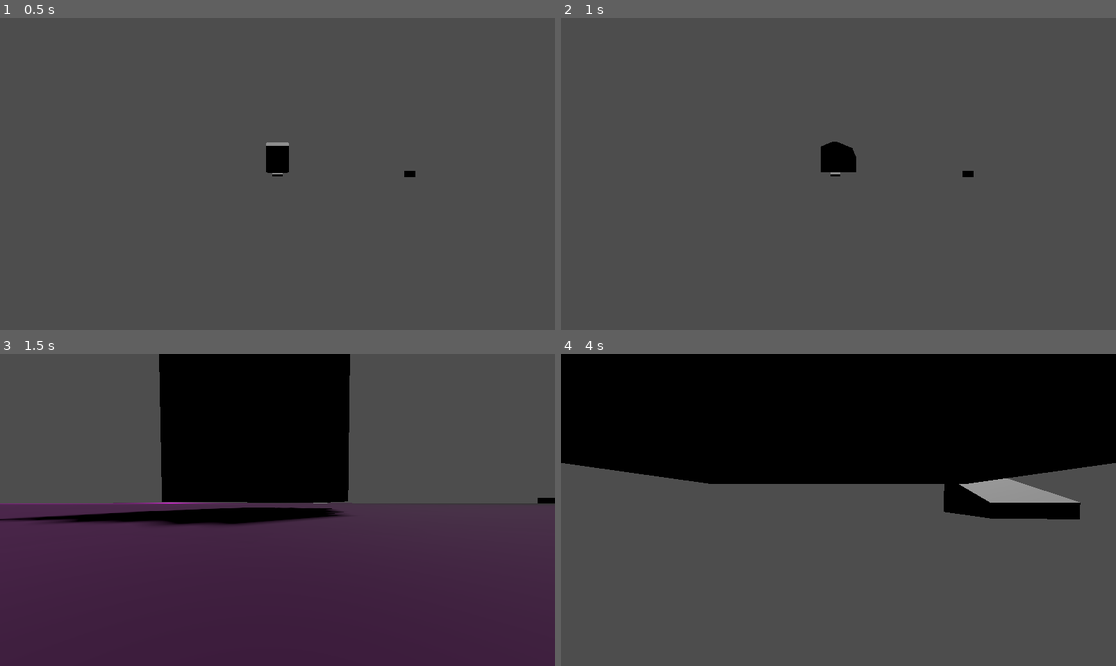
Above: before the commit, frames 1-4 (two rows, left to right).
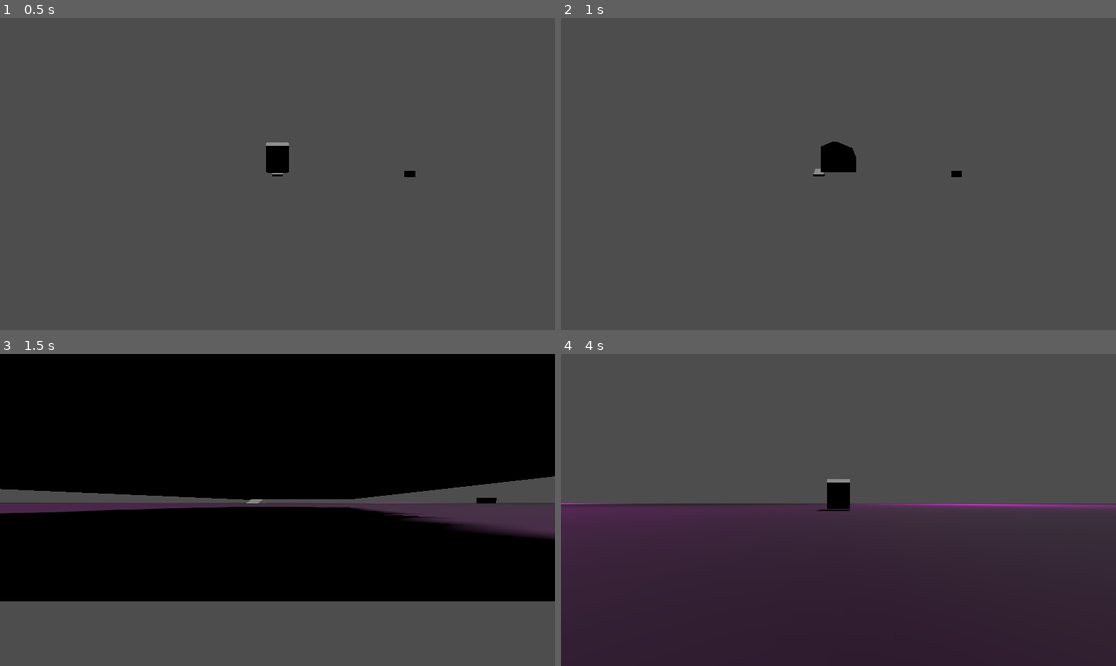
Above: after the commit, the same moments.

Repository: briakitten/TonyDogsProToycar
Game: Godot game, scene res://demo_and_test/initial_car_test.tscn
Two runs of this game, one before a commit and one after it. Both use one fixed random seed, a clock stepped at 60 frames per second and the inputs below.
Inputs (mouse positions are in pixels of both pictures, inside the frame that each line leads up to):
- Up to frame 1 (0.5 s): no input
- Up to frame 2 (1 s): tap Enter at 0.5 s; move the mouse to (960, 158) at 0.52 s; press the mouse at (960, 158) at 0.53 s; hold D (move_right) from 0.53 s (still down)
- Up to frame 3 (1.5 s): move the mouse to (249, 510) at 1.27 s; release D (move_right) at 1.28 s; release the mouse at (249, 510) at 1.28 s; hold W (move_forward) from 1.28 s (still down); click (249, 510) at 1.35 s
- Up to frame 4 (4 s): keep holding W (move_forward); move the mouse to (849, 503) at 2.02 s; press the mouse at (849, 503) at 2.03 s; move the mouse to (832, 516) at 2.77 s; release the mouse at (832, 516) at 2.78 s; click (832, 516) at 2.85 s; move the mouse to (877, 513) at 3.52 s; press the mouse at (877, 513) at 3.53 s

Frame 1 is identical in both runs. In frame 2, 0.1% of the frame differs, in the area x 45-75%, y 48-52%; in frame 3, 77%; in frame 4, 94%, in the area x 0-100%, y 0-100%.

Commit message:
Remove the brake action, and make opposing directions brake instead

Diff:
--- a/car/car.gd
+++ b/car/car.gd
@@ -1,25 +1,34 @@
+# A cart like Player Controller.
+# by Loteque (Drew Billings)
+# Copyright Drew Billings & Bria 2025
+#
+# [] add fiction value (separate from the weight, which is a weight for the floor movement values)
+# [] change weight to gravity (this may be changed for low gravity cheats)
+# [] add acceleration value (adds momentum)
+# [] change speed/movement to "max speed" value
+# [] add jump action with corresponding jump velocity
+# [] When colliding to walls, bounce off of them with some momentum/speed taken away (you can't just immediately stop)
+# [x] Remove the brake action, and make opposing directions brake instead
+# [] Car body parralell to ground normals
 extends CharacterBody3D
 
 @export_range(1.0, 100.0, 0.5) var speed = 10.0
-@export_range(0.0, 100.0, 1) var weight = 81.0
-@export_range(1.0, 100.0, 0.5) var brake = 27.5
+@export_range(0.0, 100.0, 1) var friction = 81.0
+@export_range(1.0, 100.0, 0.5) var brake_strength = 27.5
 @export_range(1.0, 100.0, 0.5) var decel = 6.5
 @export_range(0.001, 10.0, 0.001) var rotation_speed = 10.0
 @export_range(0.0, 1.0, 0.01) var joystick_cam_sensitivity = 0.01
 @export_range(-90.0, 0.0, 0.1, "radians_as_degrees") var cam_max_vert = -PI/2
 @export_range(0.0, 90.0, 0.1, "radians_as_degrees") var cam_min_vert = PI/4
+@export var gravity: float = ProjectSettings.get_setting("physics/3d/default_gravity")
 
 @onready var cam_arm = %CamSpringArm
 
-var gravity = ProjectSettings.get_setting("physics/3d/default_gravity")
+var brake_state = BrakeState.new()
 
 
 func _capture_mouse():
     Input.set_mouse_mode(Input.MOUSE_MODE_CAPTURED)
-
-
-# func _ready():
-#     _capture_mouse()
 
 
 func _process(_delta: float) -> void:
@@ -40,8 +49,14 @@
 func _unhandled_input(event: InputEvent):
     if event.is_action_pressed("capture_mouse") and not Input.get_mouse_mode() == Input.MOUSE_MODE_CAPTURED:
         _capture_mouse()
-    if Input.get_mouse_mode() != Input.MOUSE_MODE_CAPTURED: return
-    _update_cam_rotation_from_mouse(event)
+    if (event.is_action_pressed("move_left")
+        or event.is_action_pressed("move_right")
+        or event.is_action_pressed("move_forward")
+        or event.is_action_pressed("move_backwards")
+    ):
+        brake_state.update(event)
+    if Input.get_mouse_mode() == Input.MOUSE_MODE_CAPTURED:
+        _update_cam_rotation_from_mouse(event)
 
 
 func _update_cam_rotation_from_joy():
@@ -54,22 +69,60 @@
     _update_cam_rotation_from_joy()
 
     # movement
-    var is_brake_pressed = Input.is_action_pressed("brake")
-    var input_dir = Input.get_vector("move_left", "move_right", "move_forward", "move_backwards")
-    var direction = Vector3(input_dir.x, 0, input_dir.y).normalized()
-    direction = direction.rotated(Vector3.UP, cam_arm.global_rotation.y)
+    var input_vec = Input.get_vector("move_left", "move_right", "move_forward", "move_backwards")
+    var input_dir: Vector3 = Vector3(input_vec.x, 0, input_vec.y).normalized()
+    var direction = input_dir.rotated(Vector3.UP, cam_arm.global_rotation.y)
     var rot_y_lerped = lerp_angle(rotation.y, atan2(-direction.x, -direction.z), rotation_speed * delta)
     direction = direction.rotated(Vector3.UP, rot_y_lerped - rotation.y)
     if not is_on_floor():
         velocity.y -= gravity * delta
-    if is_brake_pressed:
-        velocity.x = move_toward(velocity.x, 0, brake * delta * weight / 100.0)
-        velocity.z = move_toward(velocity.z, 0, brake * delta * weight / 100.0)
+    if brake_state.active:
+        prints(brake_state.action, brake_state.active)
+        velocity.x = move_toward(velocity.x, 0, brake_strength * delta * friction / 100.0)
+        velocity.z = move_toward(velocity.z, 0, brake_strength * delta * friction / 100.0)
     elif direction:
-        velocity.x = move_toward(velocity.x, direction.x * speed, (100.0 - weight) * delta)
-        velocity.z = move_toward(velocity.z, direction.z * speed, (100.0 - weight) * delta)
+        velocity.x = move_toward(velocity.x, direction.x * speed, (100.0 - friction) * delta)
+        velocity.z = move_toward(velocity.z, direction.z * speed, (100.0 - friction) * delta)
         rotation.y = rot_y_lerped
     else:
-        velocity.x = move_toward(velocity.x, 0, decel * delta * weight / 100.0)
-        velocity.z = move_toward(velocity.z, 0, decel * delta * weight / 100.0)
+        velocity.x = move_toward(velocity.x, 0, decel * delta * friction / 100.0)
+        velocity.z = move_toward(velocity.z, 0, decel * delta * friction / 100.0)
     move_and_slide()
+
+
+class BrakeState extends RefCounted:
+    var action: InputEvent = null
+    var active: bool = false
+
+    func update(input_action: InputEvent) -> BrakeState:
+        if not input_action:
+            active = false
+        if not action:
+            action = input_action
+            active = false
+            return self
+        var in_is_f: bool = input_action.is_action("move_forward")
+        var in_is_b: bool = input_action.is_action("move_backwards")
+        var in_is_l: bool = input_action.is_action("move_left")
+        var in_is_r: bool = input_action.is_action("move_right")
+        var a_is_f: bool = action.is_action("move_forward")
+        var a_is_b: bool = action.is_action("move_backwards")
+        var a_is_l: bool = action.is_action("move_left")
+        var a_is_r: bool = action.is_action("move_right")
+        var is_not_opposing_right_input = in_is_r and (a_is_r or a_is_f or a_is_b)
+        var is_not_opposing_left_input = in_is_l and (a_is_l or a_is_f or a_is_b)
+        var is_not_opposing_forward_input = in_is_f and (a_is_f or a_is_r or a_is_l)
+        var is_not_opposing_backwards_input = in_is_b and (a_is_b or a_is_r or a_is_l)
+        var is_not_opposing_input = (
+            is_not_opposing_right_input
+            or is_not_opposing_left_input
+            or is_not_opposing_backwards_input
+            or is_not_opposing_forward_input
+        )
+        if is_not_opposing_input:
+            active = false
+            action = input_action
+            return self
+        active = true
+        action = input_action
+        return self
--- a/demo_and_test/initial_car_test.tscn
+++ b/demo_and_test/initial_car_test.tscn
@@ -21,7 +21,6 @@
 shadow_enabled = true
 
 [node name="PlayerController" parent="." instance=ExtResource("1_xb73n")]
-weight = 97.0
 rotation_speed = 10.0
 
 [node name="ground" type="StaticBody3D" parent="."]
